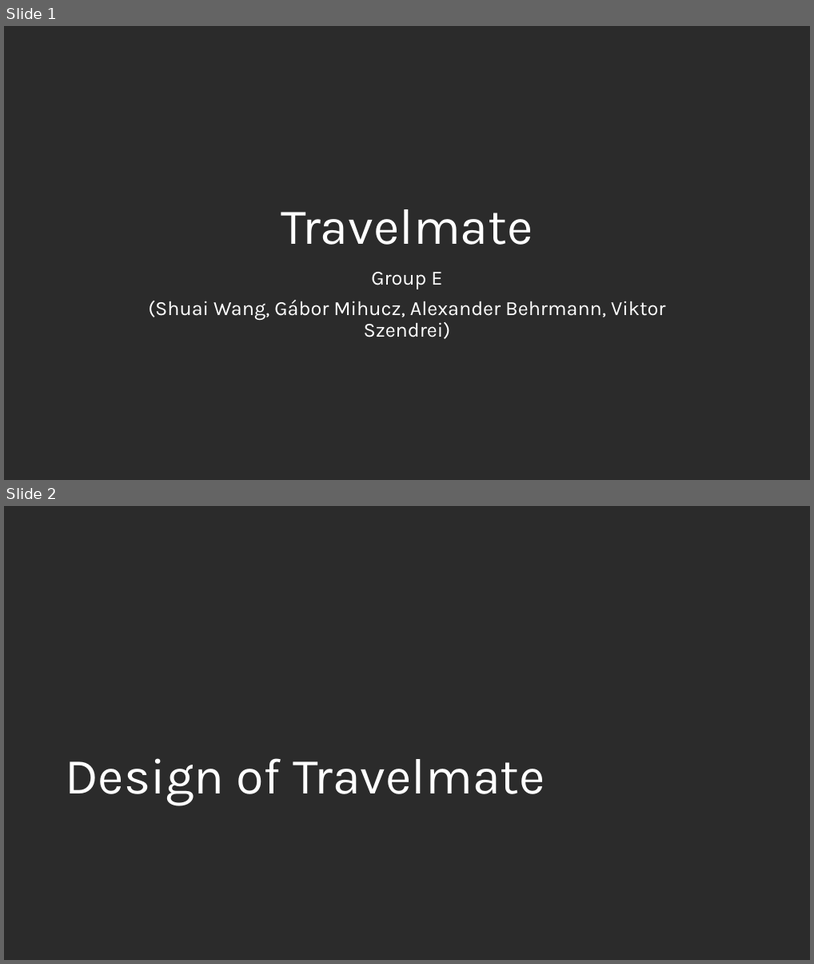
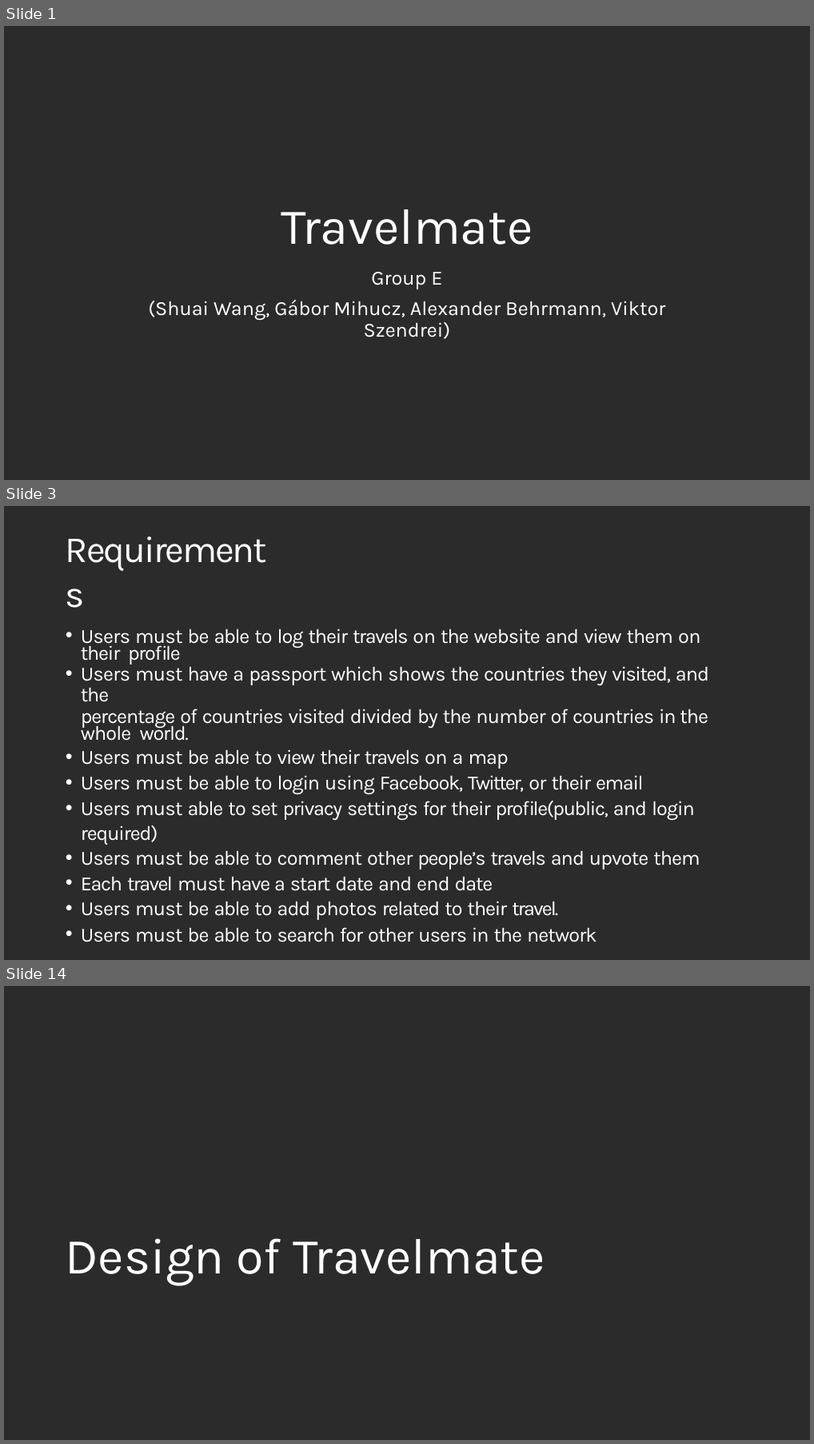
Before and after one commit to fmavb/travelmate, a slide deck: travelmate.pptx. Shown one above the other, each under a label of ours: slides 1 and 2 before the commit, slides 1, 3 and 14 after it; the slides between them are not shown. The pictures are 814x964 and 814x1444 pixels, drawn with LibreOffice and Linux fonts; fonts in the diff are those of the drawing; background and template pictures are left out; a plain dark background stands for a picture behind light text. Boxes give left, top, right and bottom in pixels: in the first picture for what was removed or moved away, otherwise in the second. Text is boxed around its words. In the diff, an @@ line names an element or a change of style, - is before the commit and + after.

```diff
--- a/travelmate.pptx
+++ b/travelmate.pptx
@@ slide 3 added at bbox=[4, 506, 810, 960], background picture (left out) @@
@@ title added at bbox=[65, 547, 274, 593], 44 pt, text #FFFFFF @@
+Requirements
@@ text added at bbox=[81, 628, 710, 942], 24 pt, text #FFFFFF @@
+• Users must be able to log their travels on the website and view them on their profile
+• Users must have a passport which shows the countries they visited, and the
+percentage of countries visited divided by the number of countries in the whole world.
+• Users must be able to view their travels on a map
+• Users must be able to login using Facebook, Twitter, or their email
+• Users must able to set privacy settings for their profile(public, and login required)
+• Users must be able to comment other people’s travels and upvote them
+• Each travel must have a start date and end date
+• Users must be able to add photos related to their travel.
+• Users must be able to search for other users in the network
@@ what was slide 2 is now slide 14 @@
```
Also in this commit, not shown: 12 other slides added, 1 slide removed.
